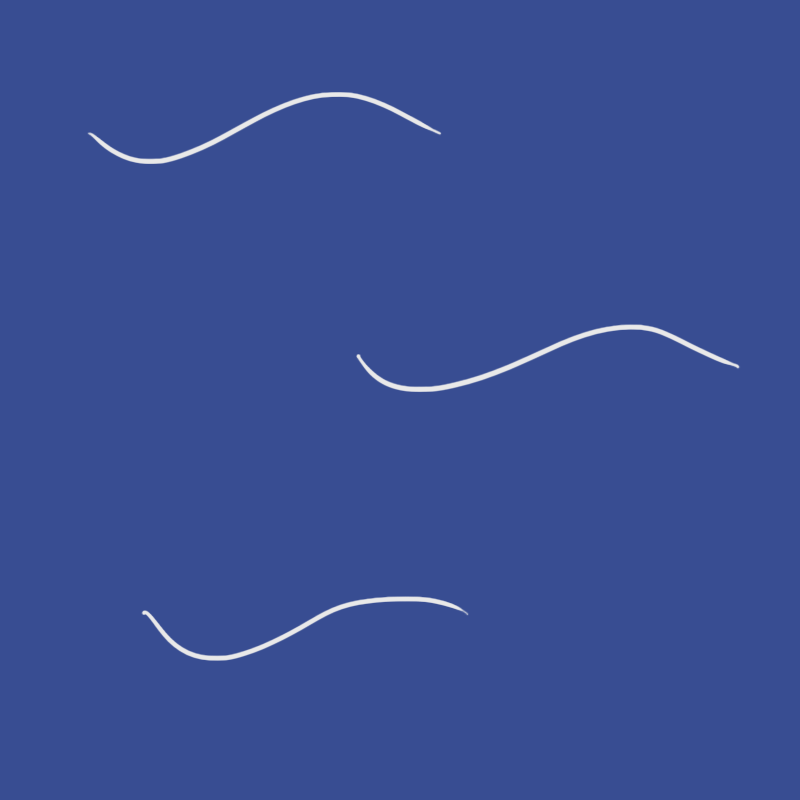
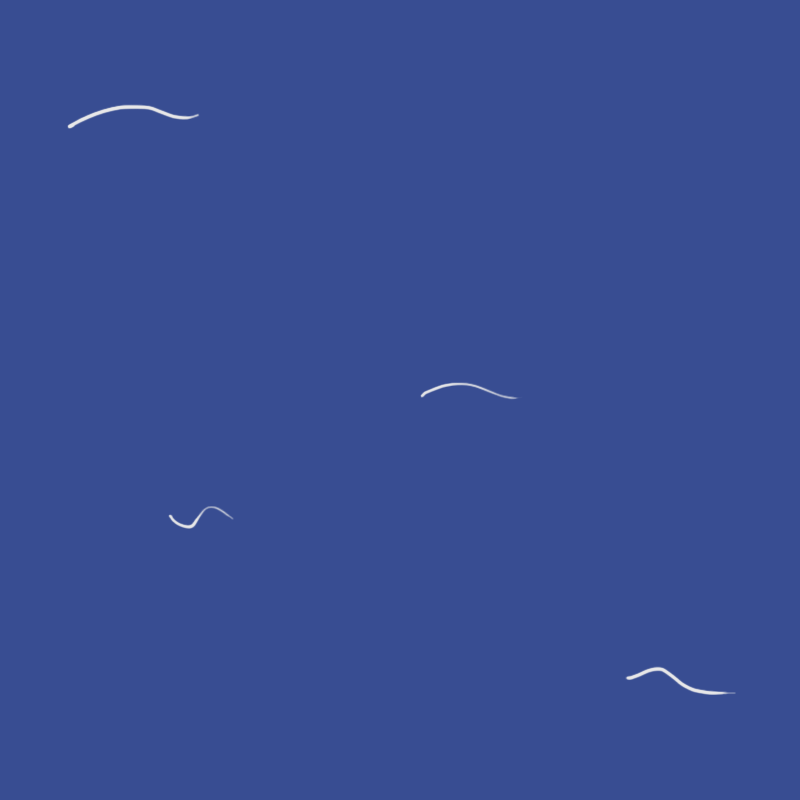
Revision of a layered 800 × 800 image; what changed, layer by layer:
painted on "Waves" over [67, 92, 741, 695]
